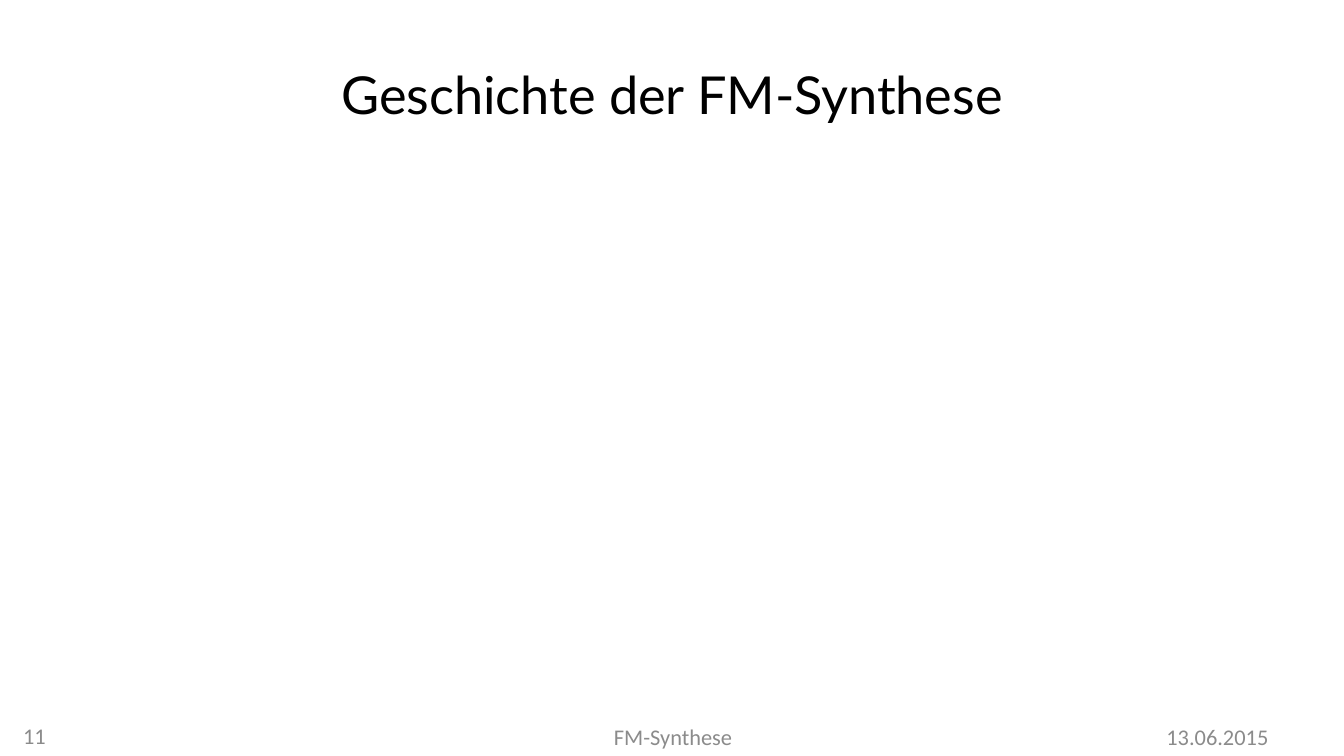
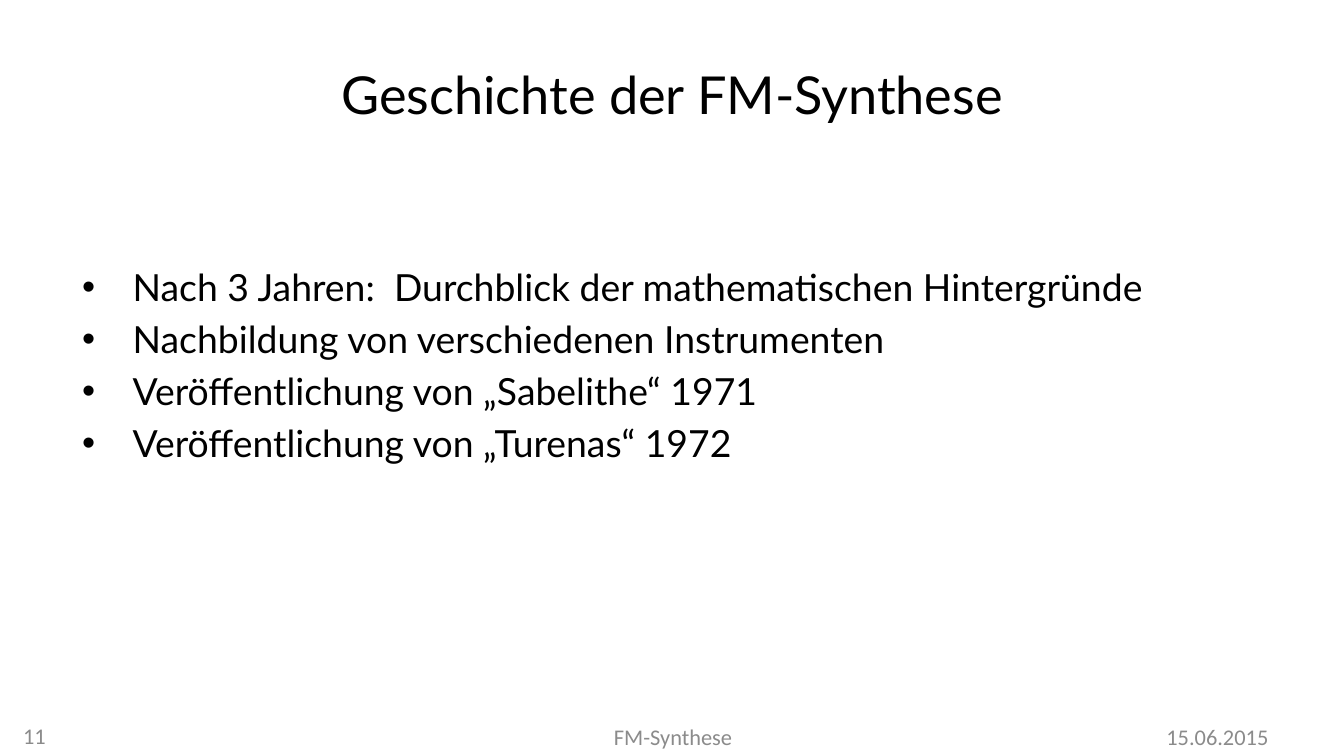
Before and after one commit to MBulli/VSeminar, a slide deck: slide 11 of Praesentation/FMSynthese-Julius.pptx. Drawn at 1344x756 pixels with LibreOffice and Linux fonts; fonts in the diff are those of the drawing; background and template pictures are left out. Boxes give left, top, right and bottom in pixels: in the first picture for what was removed or moved away, otherwise in the second. Text is boxed around its words. In the diff, an @@ line names an element or a change of style, - is before the commit and + after.

```diff
--- a/Praesentation/FMSynthese-Julius.pptx
+++ b/Praesentation/FMSynthese-Julius.pptx
@@ text added at [133,273,1143,464], 20 pt, text #000000 @@
+• Nach 3 Jahren: Durchblick der mathematischen Hintergründe
+• Nachbildung von verschiedenen Instrumenten
+• Veröffentlichung von „Sabelithe“ 1971
+• Veröffentlichung von „Turenas“ 1972
@@ text at [1166,730,1268,745]: text changed @@
-13.06.2015
+15.06.2015
```
Also in this commit, not shown: 10 other slides changed, 12 slides added, 1 other file.
